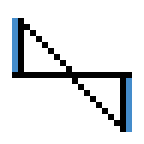
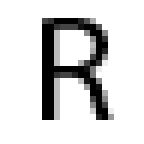
Before/after of a 144 × 144 layered artwork. What changed in the layer stack:
added layer "Weld_LetterR" above "Weld_LetterM" over [42, 18, 114, 120]
hid "Weld_StaggerMirror" over [12, 18, 132, 132]
